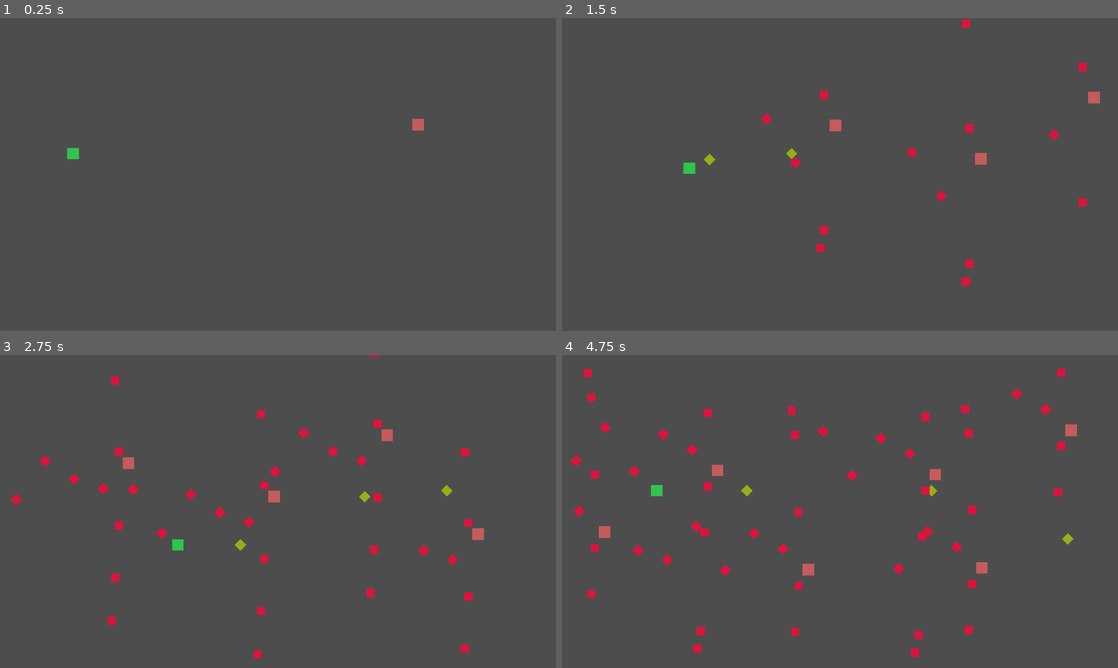
Above: before the commit, frames 1-4 (two rows, left to right).
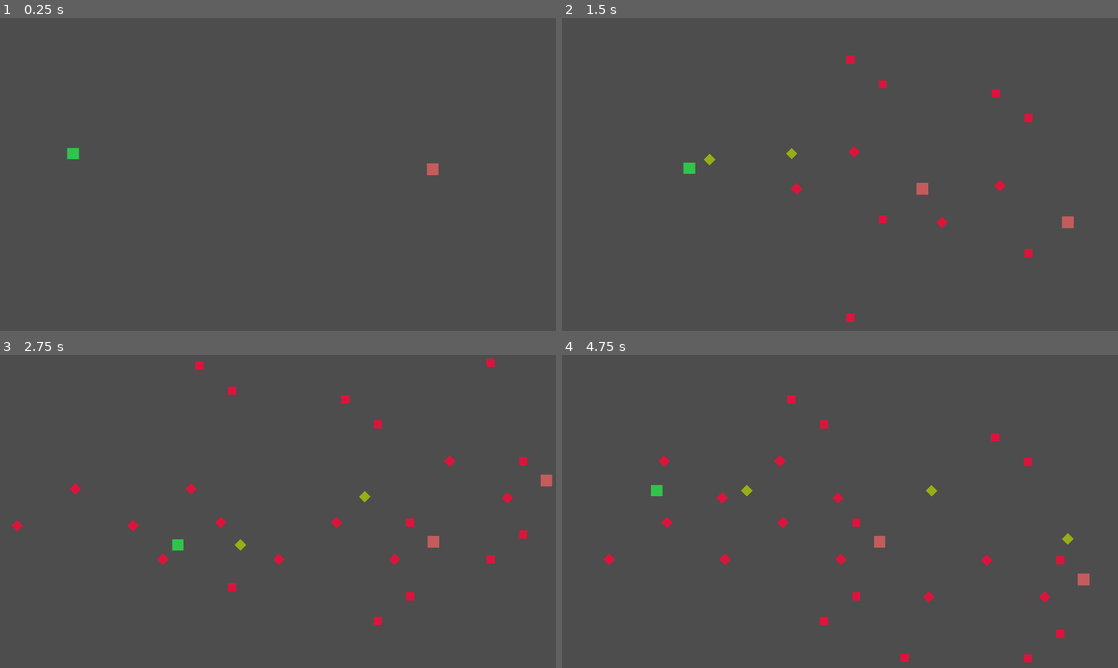
Above: after the commit, the same moments.

Repository: NamespaceV/bullets
Game: Godot game, scene res://level.tscn
The game is run twice, just before and just after one commit, with the same random seed, the same clock (stepped at 60 frames per second) and the same inputs.
Inputs:
- Up to frame 1 (0.25 s): no input
- Up to frame 2 (1.5 s): hold D (right) 0.53-1.28 s; tap Space (shoot) at 0.6, 1.35 s; hold S (down) from 1.28 s (still down)
- Up to frame 3 (2.75 s): release S (down) at 2.03 s; hold D (right) from 2.03 s (still down); tap Space (shoot) at 2.1 s
- Up to frame 4 (4.75 s): release D (right) at 2.78 s; hold W (up) 2.78-3.53 s; tap Space (shoot) at 2.85, 3.6, 4.35 s; hold A (left) from 3.53 s (still down)

The runs differ from the first frame. In frame 1, 0.2% of the frame differs, in the area x 74-79%, y 32-51%; in frame 2, 1.4%; in frame 3, 2.7%; in frame 4, 3.5%, in the area x 1-95%, y 4-99%.

Commit message:
collisions

Diff:
--- a/bullet/bullet.gd
+++ b/bullet/bullet.gd
@@ -2,14 +2,28 @@
 extends Area2D
 
 @export var speed := 600.0
+var player := false
 static var bullet_scene = load("res://bullet/bullet.tscn")
 
-# Called when the node enters the scene tree for the first time.
-func _ready() -> void:
-	pass # Replace with function body.
+
+static func create_for_player (pl : Player) -> Bullet:
+	var b: Bullet = bullet_scene.instantiate()
+	b.position = pl.position
+	b.rotation_degrees = 90
+	b.player = true
+	Engine.get_main_loop().get_root().add_child(b)
+	return b
 
 
-# Called every frame. 'delta' is the elapsed time since the previous frame.
+static func create_for_enemy(enemy_cannon:Node2D) -> Bullet:
+	var b: Bullet = bullet_scene.instantiate()
+	(b.get_node("Polygon2D") as Polygon2D).color = Color.CRIMSON
+	b.position = enemy_cannon.global_position
+	b.rotation = enemy_cannon.global_rotation
+	Engine.get_main_loop().get_root().add_child(b)
+	return b
+
+
 func _physics_process(delta: float) -> void:
 	var fwd = global_transform.basis_xform(Vector2(0,-1))
 	position += (fwd*speed*delta)
@@ -18,22 +32,15 @@
 	var screen = get_viewport().get_visible_rect().size
 	if position.x < -offset or position.x > screen.x + offset \
 	 or position.y < -offset or position.y > screen.y + offset:
-		print("bullet remove", position, "outside", get_viewport().size)
-
+		#print("bullet remove", position, "outside", get_viewport().size)
 		queue_free()
 
 
-static func create_for_player (pl : Player) -> Bullet:
-	var b: Bullet = bullet_scene.instantiate()
-	b.position = pl.position
-	b.rotation_degrees = 90
-	Engine.get_main_loop().get_root().add_child(b)
-	return b
+func _on_body_entered(body: Node2D) -> void:
+	if not player and (body as Player):
+		(body as Player).hit_by_bullet(self)
 
-static func create_for_enemy(enemy_cannon:Node2D) -> Bullet:
-	var b: Bullet = bullet_scene.instantiate()
-	(b.get_node("Polygon2D") as Polygon2D).color = Color.CRIMSON
-	b.position = enemy_cannon.global_position
-	b.rotation = enemy_cannon.global_rotation
-	Engine.get_main_loop().get_root().add_child(b)
-	return b
+
+func _on_area_entered(area: Area2D) -> void:
+	if player and (area as Enemy):
+		(area as Enemy).hit_by_bullet(self)
--- a/bullet/bullet.tscn
+++ b/bullet/bullet.tscn
@@ -5,6 +5,7 @@
 [sub_resource type="RectangleShape2D" id="RectangleShape2D_88vm8"]
 
 [node name="Bullet" type="Area2D"]
+monitorable = false
 script = ExtResource("1_fqlgp")
 
 [node name="Polygon2D" type="Polygon2D" parent="."]
@@ -13,3 +14,6 @@
 
 [node name="CollisionShape2D" type="CollisionShape2D" parent="."]
 shape = SubResource("RectangleShape2D_88vm8")
+
+[connection signal="area_entered" from="." to="." method="_on_area_entered"]
+[connection signal="body_entered" from="." to="." method="_on_body_entered"]
--- a/enemy/enemy.gd
+++ b/enemy/enemy.gd
@@ -1,7 +1,10 @@
 class_name Enemy
-extends RigidBody2D
+extends Area2D
 
-@export var speed := 400.0
+@export var speed := 200.0
+
+@export var sin_speed_pct := 2
+@export var sin_period := 1
 
 func _ready() -> void:
 	pass # Replace with function body.
@@ -9,5 +12,10 @@
 
 func _physics_process(delta: float) -> void:
 	var dir = Vector2(-1,0)
-	dir.y = sin(Time.get_unix_time_from_system()*5)
-	move_and_collide(dir*speed*delta)
+	dir.y = sin_speed_pct * sin(Time.get_unix_time_from_system() * 2 * PI / sin_period)
+	position += dir*speed*delta
+
+
+func hit_by_bullet(b : Bullet) -> void:
+	b.queue_free()
+	queue_free()
--- a/enemy/enemy.tscn
+++ b/enemy/enemy.tscn
@@ -6,9 +6,7 @@
 [sub_resource type="RectangleShape2D" id="RectangleShape2D_88vm8"]
 size = Vector2(40, 40)
 
-[node name="Enemy" type="RigidBody2D"]
-gravity_scale = 0.0
-can_sleep = false
+[node name="Enemy" type="Area2D"]
 script = ExtResource("1_i201l")
 
 [node name="Polygon2D" type="Polygon2D" parent="."]
--- a/player/player.gd
+++ b/player/player.gd
@@ -12,3 +12,6 @@
 	move_and_collide(dir*delta*speed)
 	if Input.is_action_just_pressed("shoot"):
 		var bullet = Bullet.create_for_player(self)
+
+func hit_by_bullet(b : Bullet) -> void:
+	b.queue_free()
